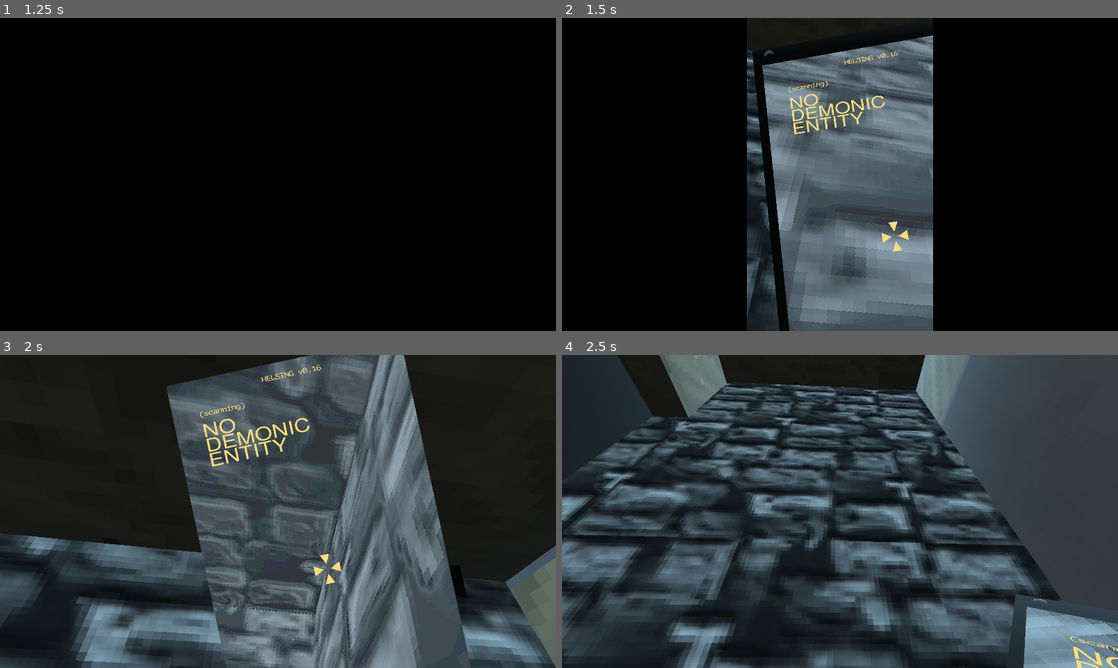
Above: before the commit, frames 1-4 (two rows, left to right).
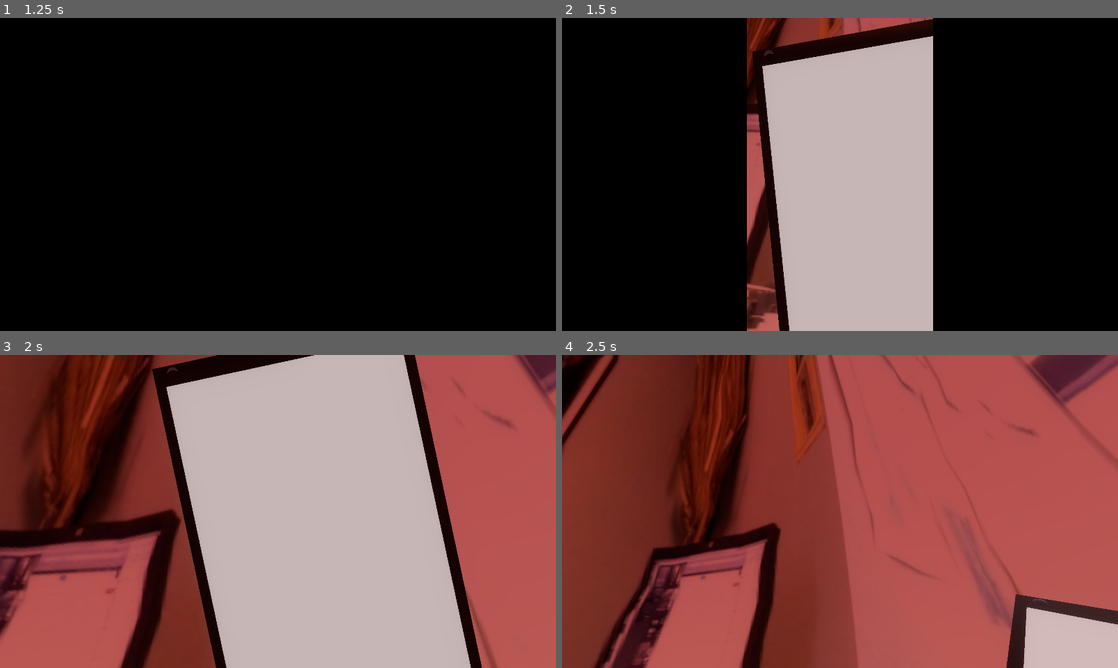
Above: after the commit, the same moments.

Repository: danbolt/7dfps-2022
Game: Godot game, scene res://etc/game_root.tscn
The game is run twice, just before and just after one commit, with the same random seed, the same clock (stepped at 60 frames per second) and the same inputs.
Inputs (mouse positions are in pixels of both pictures, inside the frame that each line leads up to):
- Up to frame 1 (1.25 s): click "Start Game" at 0.5 s
- Up to frame 2 (1.5 s): tap Enter at 1.25 s; move the mouse to (867, 174) at 1.27 s; hold W (step_forward) from 1.28 s (still down); hold Right mouse button (ads) from 1.28 s (still down)
- Up to frame 3 (2 s): keep holding W (step_forward); keep holding Right mouse button (ads); tap Space (jump) at 1.52 s
- Up to frame 4 (2.5 s): keep holding W (step_forward); move the mouse to (812, 511) at 2.02 s; release Right mouse button (ads) at 2.03 s; click (812, 511) at 2.1 s; tap Space (jump) at 2.27 s

Frame 1 is identical in both runs. In frame 2, 30% of the frame differs, in the area x 33-67%, y 0-100%; in frame 3, 93%; in frame 4, 100%, in the area x 0-100%, y 0-100%.

Commit message:
Death sound

Diff:
--- a/default_bus_layout.tres
+++ b/default_bus_layout.tres
@@ -1,4 +1,8 @@
-[gd_resource type="AudioBusLayout" load_steps=8 format=2]
+[gd_resource type="AudioBusLayout" load_steps=9 format=2]
+
+[sub_resource type="AudioEffectLimiter" id=8]
+resource_name = "Limiter"
+ceiling_db = -5.8
 
 [sub_resource type="AudioEffectDistortion" id=1]
 resource_name = "Distortion"
@@ -32,11 +36,13 @@
 wet = 0.08
 
 [resource]
+bus/0/effect/0/effect = SubResource( 8 )
+bus/0/effect/0/enabled = true
 bus/1/name = "Sound Effects"
 bus/1/solo = false
 bus/1/mute = false
 bus/1/bypass_fx = false
-bus/1/volume_db = -1.91699
+bus/1/volume_db = -1.32149
 bus/1/send = "Master"
 bus/2/name = "PatronizingMusic"
 bus/2/solo = false
@@ -72,7 +78,7 @@
 bus/5/solo = false
 bus/5/mute = false
 bus/5/bypass_fx = false
-bus/5/volume_db = -2.91905
+bus/5/volume_db = 0.0
 bus/5/send = "Master"
 bus/5/effect/0/effect = SubResource( 6 )
 bus/5/effect/0/enabled = true
--- /dev/null
+++ b/environments/bgm.gd
@@ -0,0 +1,8 @@
+class_name StageBGM extends AudioStreamPlayer
+
+
+func player_died():
+	stop()
+
+func _ready():
+	pass
--- a/environments/boss_room.tscn
+++ b/environments/boss_room.tscn
@@ -254,5 +254,4 @@
 
 [node name="intro_bgm" type="AudioStreamPlayer" parent="."]
 stream = ExtResource( 11 )
-volume_db = 1.884
 bus = "BGM"
--- a/environments/stage0.tscn
+++ b/environments/stage0.tscn
@@ -188,7 +188,6 @@
 
 [node name="intro_bgm" type="AudioStreamPlayer" parent="."]
 stream = ExtResource( 5 )
-volume_db = -5.652
 bus = "BGM"
 
 [node name="calloutsound" type="AudioStreamPlayer" parent="."]
--- a/environments/stage1.tscn
+++ b/environments/stage1.tscn
@@ -7,6 +7,7 @@
 [ext_resource path="res://gameobjects/enemies/DumbDoor.tscn" type="PackedScene" id=5]
 [ext_resource path="res://gameobjects/enemies/PathFlier.tscn" type="PackedScene" id=6]
 [ext_resource path="res://bgm/bgma.ogg" type="AudioStream" id=7]
+[ext_resource path="res://environments/bgm.gd" type="Script" id=8]
 
 [sub_resource type="NavigationMesh" id=1]
 agent_radius = 0.85
@@ -86,8 +87,8 @@
 transform = Transform( 1, 0, 0, 0, 1, 0, 0, 0, 1, 6.0861, 3.71036, -23.1853 )
 curve = SubResource( 2 )
 
-[node name="bgm" type="AudioStreamPlayer" parent="."]
+[node name="bgm" type="AudioStreamPlayer" parent="." groups=["listen_for_player_death"]]
 stream = ExtResource( 7 )
-volume_db = -7.0
 autoplay = true
 bus = "BGM"
+script = ExtResource( 8 )
--- a/environments/stage2.tscn
+++ b/environments/stage2.tscn
@@ -7,6 +7,7 @@
 [ext_resource path="res://gameobjects/enemies/PathFlier.tscn" type="PackedScene" id=5]
 [ext_resource path="res://gameobjects/enemies/PathFlierShooter.tscn" type="PackedScene" id=6]
 [ext_resource path="res://bgm/bgma.ogg" type="AudioStream" id=7]
+[ext_resource path="res://environments/bgm.gd" type="Script" id=8]
 
 [sub_resource type="NavigationMesh" id=1]
 agent_radius = 0.85
@@ -96,8 +97,8 @@
 transform = Transform( -0.555431, 0.329275, 0.763593, -0.0859556, 0.89061, -0.446571, -0.827108, -0.313674, -0.466369, -49.9481, 10.7125, -29.2646 )
 shot_speed = 14.0
 
-[node name="bgm" type="AudioStreamPlayer" parent="."]
+[node name="bgm" type="AudioStreamPlayer" parent="." groups=["listen_for_player_death"]]
 stream = ExtResource( 7 )
-volume_db = -7.0
 autoplay = true
 bus = "BGM"
+script = ExtResource( 8 )
--- a/environments/stage3.tscn
+++ b/environments/stage3.tscn
@@ -7,6 +7,7 @@
 [ext_resource path="res://gameobjects/enemies/AttackGoblin.tscn" type="PackedScene" id=5]
 [ext_resource path="res://gameobjects/enemies/PathFlierShooter.tscn" type="PackedScene" id=6]
 [ext_resource path="res://bgm/bgma.ogg" type="AudioStream" id=7]
+[ext_resource path="res://environments/bgm.gd" type="Script" id=8]
 
 [sub_resource type="NavigationMesh" id=1]
 vertices = PoolVector3Array( 9, 12.5, -25, 9, 12.5, -24.25, 9.75, 12.5, -24.75, 19, 14.5, 5.25, 19, 14.5, 3, 13.75, 14. …(7096 unchanged characters)…
@@ -67,8 +68,8 @@
 spot_angle = 37.945
 spot_angle_attenuation = 3.24901
 
-[node name="bgm" type="AudioStreamPlayer" parent="."]
+[node name="bgm" type="AudioStreamPlayer" parent="." groups=["listen_for_player_death"]]
 stream = ExtResource( 7 )
-volume_db = -7.0
 autoplay = true
 bus = "BGM"
+script = ExtResource( 8 )
--- a/etc/game_root.gd
+++ b/etc/game_root.gd
@@ -12,7 +12,7 @@
 
 onready var title_screen: Control = $title_screen
 
-var current_stage: int = 1
+var current_stage: int = 0
 var stages = [
 	{
 		'scene': "res://environments/stage0.tscn"
@@ -42,6 +42,8 @@
 
 	yield(curtains, "finished_closing")
 
+	hide_title_text()
+
 	yield(get_tree().create_timer(0.7), "timeout")
 
 	teardown_stage()
@@ -52,6 +54,10 @@
 	yield(curtains, "finished_opening")
 
 func on_player_completed_stage():
+
+	if (current_stage > 0):
+		show_title_text("floor clear")
+
 	curtains.close_curtains()
 
 	yield(curtains, "finished_closing")
@@ -60,6 +66,8 @@
 #
 	current_stage = current_stage + 1
 	teardown_stage()
+
+	hide_title_text()
 
 	start_stage(current_stage)
 
--- a/etc/game_root.tscn
+++ b/etc/game_root.tscn
@@ -57,9 +57,12 @@
 audio_listener_enable_2d = true
 audio_listener_enable_3d = true
 
+[node name="curtains" parent="." instance=ExtResource( 1 )]
+
 [node name="Title Cover" type="Control" parent="."]
 margin_right = 1920.0
 margin_bottom = 1080.0
+mouse_filter = 2
 
 [node name="Label" type="Label" parent="Title Cover"]
 material = SubResource( 2 )
@@ -86,8 +89,6 @@
 newline
 "
 align = 1
-
-[node name="curtains" parent="." instance=ExtResource( 1 )]
 
 [node name="pause_root" parent="." instance=ExtResource( 3 )]
 
--- a/gameobjects/PlayerMovement.tscn
+++ b/gameobjects/PlayerMovement.tscn
@@ -18,6 +18,7 @@
 [ext_resource path="res://sfx/flip_up_a.wav" type="AudioStream" id=16]
 [ext_resource path="res://sfx/lock_on.wav" type="AudioStream" id=17]
 [ext_resource path="res://sfx/lock_off.wav" type="AudioStream" id=18]
+[ext_resource path="res://sfx/player_death_sound.wav" type="AudioStream" id=19]
 
 [sub_resource type="CubeMesh" id=11]
 subdivide_width = 5
@@ -414,3 +415,7 @@
 [node name="CollisionShape" type="CollisionShape" parent="Hurtbox"]
 transform = Transform( 1, 0, 0, 0, 1, 0, 0, 0, 1, 0, 0.0563351, 0 )
 shape = SubResource( 10 )
+
+[node name="death_sound" type="AudioStreamPlayer" parent="."]
+stream = ExtResource( 19 )
+bus = "Sound Effects"
--- a/gameobjects/player_character.gd
+++ b/gameobjects/player_character.gd
@@ -30,6 +30,8 @@
 onready var flip_up_sound = $Camera/Subscreen/FlipUpSound
 onready var flip_down_sound = $Camera/Subscreen/FlipDownSound
 
+onready var death_sond = $death_sound
+
 
 signal phone_up()
 signal phone_down()
@@ -38,7 +40,11 @@
 	if (prevent_movement):
 		return
 
+	death_sond.play()
+
 	get_tree().call_group("listen_for_player_death", "player_died")
+	get_tree().call_group("listen_for_title", "show_title_text", "Death")
+
 	prevent_movement = true
 
 
--- a/project.godot
+++ b/project.godot
@@ -123,6 +123,11 @@
 "class": "ShieldCover",
 "language": "GDScript",
 "path": "res://gameobjects/ShieldCover.gd"
+}, {
+"base": "AudioStreamPlayer",
+"class": "StageBGM",
+"language": "GDScript",
+"path": "res://environments/bgm.gd"
 } ]
 _global_script_class_icons={
 "AttackGoblin": "",
@@ -147,7 +152,8 @@
 "PlayerApps": "",
 "PlayerMovement": "",
 "PsychadellicSpin": "",
-"ShieldCover": ""
+"ShieldCover": "",
+"StageBGM": ""
 }
 
 [application]
Not shown: 1 places in environments/stage1.tscn that only renumber resources
Not shown: 1 places in environments/stage2.tscn that only renumber resources
Not shown: 1 places in environments/stage3.tscn that only renumber resources
Not shown: 1 places in gameobjects/PlayerMovement.tscn that only renumber resources
Not shown, added: sfx/player_death_sound.wav.import
Not shown, added: doc/lmms/player_death_sound.mmpz
Not shown, added: sfx/player_death_sound.wav
